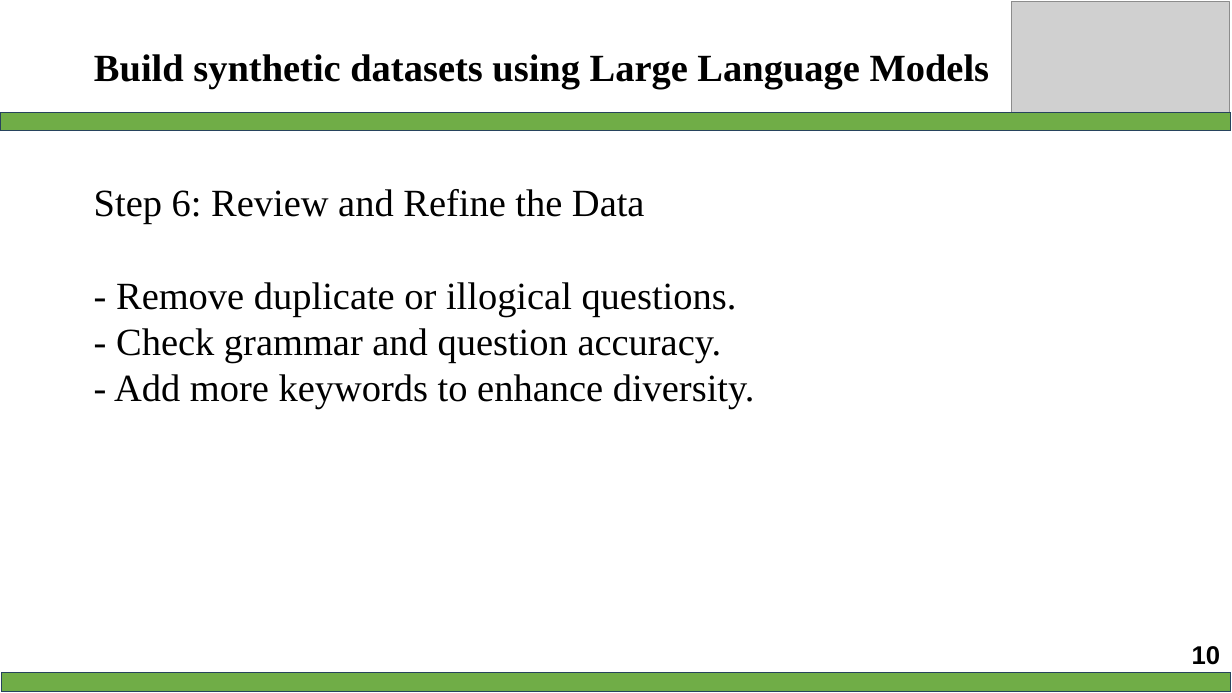
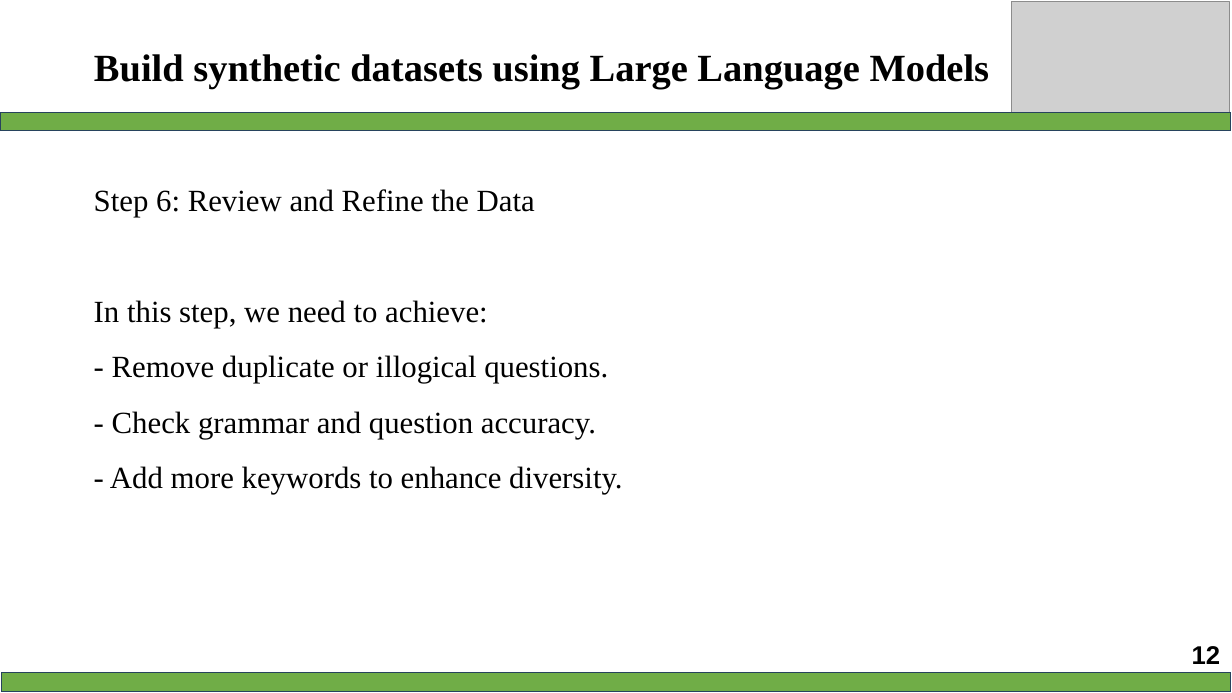
Before and after one commit to AmbiguousTimekeepr/midterm_NLP-with-RAG-, a slide deck: slide 12 of 522H0138_522H0092.pptx (slide 10 before the commit). Drawn at 1232x693 pixels with LibreOffice and Linux fonts; fonts in the diff are those of the drawing; grey boxes stand for pictures. Boxes give left, top, right and bottom in pixels: in the first picture for what was removed or moved away, otherwise in the second. Text is boxed around its words. In the diff, an @@ line names an element or a change of style, - is before the commit and + after.

```diff
--- a/522H0138_522H0092.pptx
+++ b/522H0138_522H0092.pptx
@@ text at (94, 189, 622, 494): size 30 to 24 pt in "Step 6: Review and Refine the Data", "- Remove duplicate or illogical questions.", "- Check grammar and question accuracy.", "- Add more keywords to enhance diversity."; line spacing 1 to 1.5 @@
@@ text at (94, 300, 487, 328): paragraph added @@
+In this step, we need to achieve:
@@ page number at (1192, 646, 1221, 664): text changed @@
-10
+12
```
Also in this commit, not shown: 19 other slides changed, 6 slides added, 2 slides removed.
